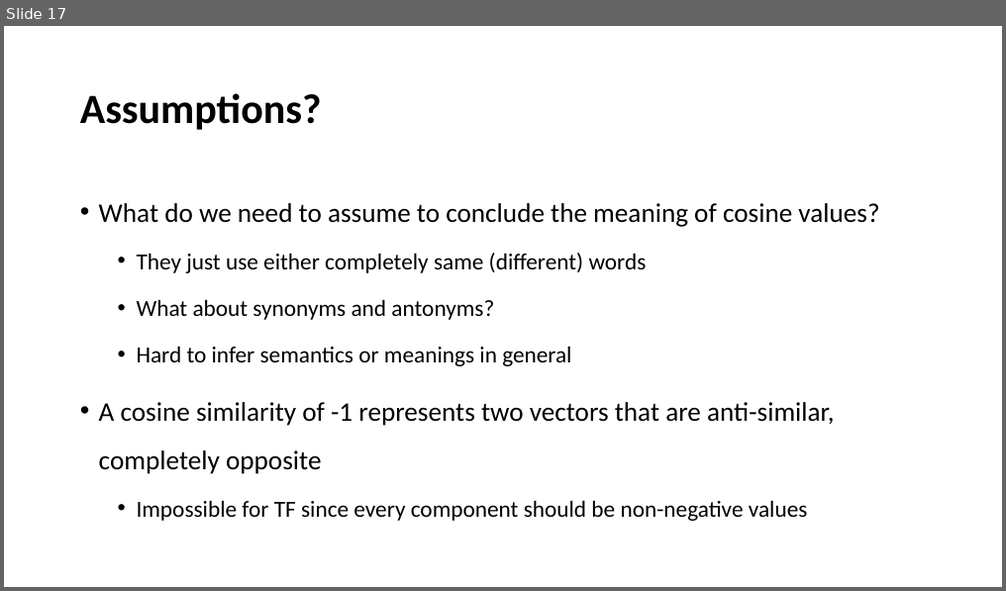
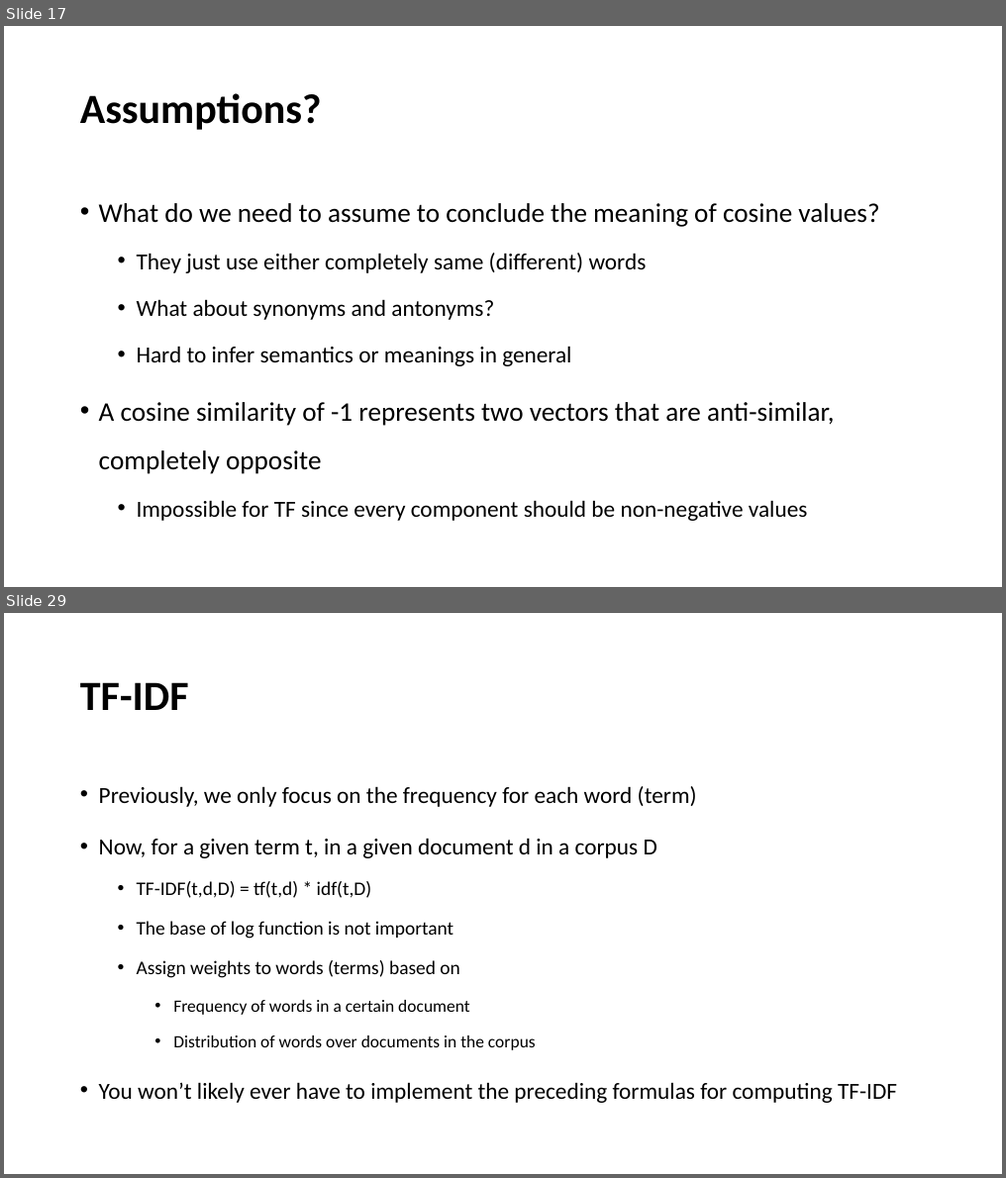
Before and after one commit to YeabinMoonEcon/BUS211, a slide deck: BUS243_NLP/lecture_notes/Lecture3.pptx. Shown one above the other, each under a label of ours: slide 17 before the commit, slides 17 and 29 after it; the slides between them are not shown. The pictures are 1006x591 and 1006x1178 pixels, drawn with LibreOffice and Linux fonts; fonts in the diff are those of the drawing. Boxes give left, top, right and bottom in pixels: in the first picture for what was removed or moved away, otherwise in the second. Text is boxed around its words. In the diff, an @@ line names an element or a change of style, - is before the commit and + after.

```diff
--- a/BUS243_NLP/lecture_notes/Lecture3.pptx
+++ b/BUS243_NLP/lecture_notes/Lecture3.pptx
@@ slide 29 added at (4, 613, 1002, 1174), background #FFFFFF @@
@@ title added at (80, 682, 189, 710), 40 pt, text #000000, bold @@
+TF-IDF
@@ text added at (99, 786, 897, 1103), 22.2 pt, text #000000 @@
+• Previously, we only focus on the frequency for each word (term)
+• Now, for a given term t, in a given document d in a corpus D
+  • TF-IDF(t,d,D) = tf(t,d) * idf(t,D)
+  • The base of log function is not important
+  • Assign weights to words (terms) based on
+    • Frequency of words in a certain document
+    • Distribution of words over documents in the corpus
+• You won’t likely ever have to implement the preceding formulas for computing TF-IDF
```
Also in this commit, not shown: 1 slide changed, 13 other slides added, 4 other files.
